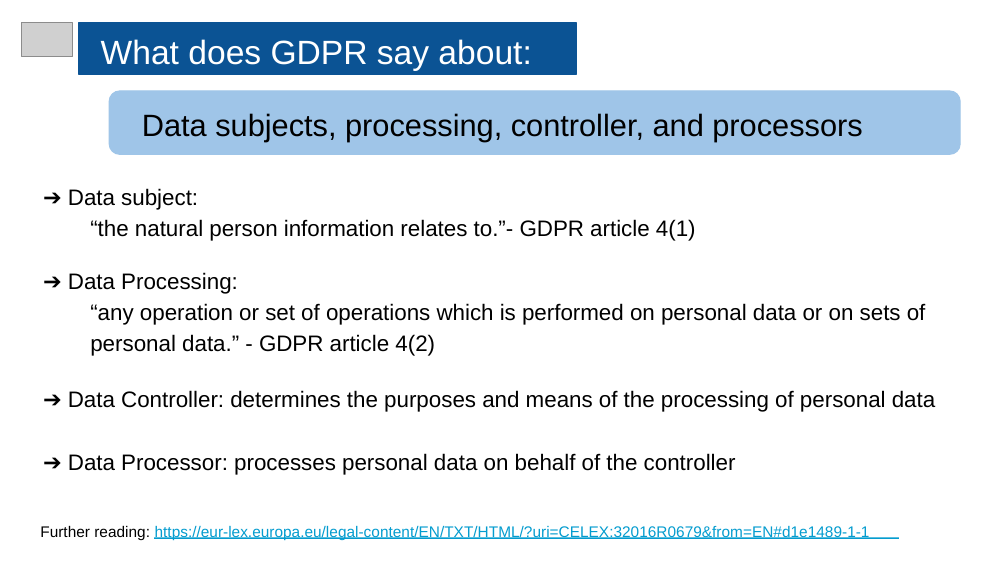
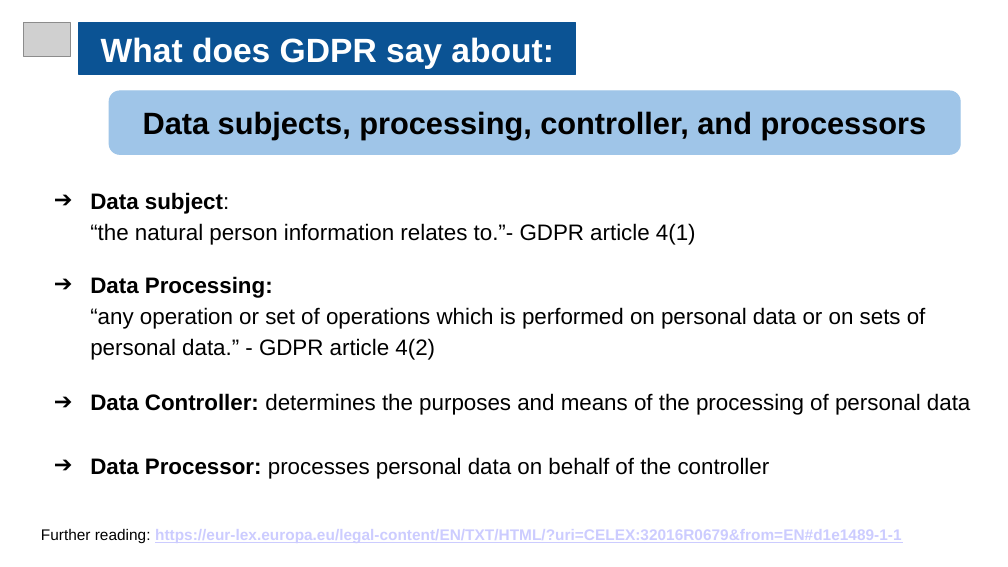
Before and after one commit to ELIXIR-Norway-Training/DMP-writing-workshop, a slide deck: slide 20 of 04_GDPR.odp (slide 19 before the commit). Drawn at 1008x567 pixels with LibreOffice and Linux fonts; fonts in the diff are those of the drawing; grey boxes stand for pictures. Boxes give left, top, right and bottom in pixels: in the first picture for what was removed or moved away, otherwise in the second. Text is boxed around its words. In the diff, an @@ line names an element or a change of style, - is before the commit and + after.

```diff
--- a/04_GDPR.odp
+++ b/04_GDPR.odp
@@ title "What does GDPR say about:": place and size @@
-title "What does GDPR say about:" at [101, 39, 531, 71]
+title "What does GDPR say about:" at [79, 23, 576, 75]
@@ title "What does GDPR say about:" at [79, 23, 576, 75]: bold on; alignment left to centre; line spacing 1 to 0.83; vertical alignment top to middle; fill none to #0B5394; outline none to #0B5394 0.74 pt @@
@@ freeform shape removed at [79, 23, 576, 75] @@
@@ freeform shape removed at [79, 23, 576, 75] @@
@@ rounded rectangle "Data subjects, processing, controller, and ...": place and size @@
-rounded rectangle "Data subjects, processing, controller, and ..." at [142, 113, 862, 141]
+rounded rectangle "Data subjects, processing, controller, and ..." at [109, 91, 960, 154]
@@ rounded rectangle "Data subjects, processing, controller, and ..." at [109, 91, 960, 154]: bold on; alignment left to centre; vertical alignment top to middle; fill none to #9FC5E8; outline none to #9FC5E8 0.74 pt @@
@@ freeform shape removed at [109, 91, 960, 154] @@
@@ freeform shape removed at [109, 91, 960, 154] @@
@@ text removed at [68, 188, 198, 210] @@
-➔ Data subject:
@@ text at [90, 192, 696, 245]: text changed @@
-“the natural person information relates to.”- GDPR article 4(1)
+➔ Data subject:
+  “the natural person information relates to.”- GDPR article 4(1)
@@ text removed at [68, 272, 238, 294] @@
-➔ Data Processing:
@@ text at [90, 276, 926, 360]: text changed @@
-“any operation or set of operations which is performed on personal data or on sets of
+➔ Data Processing:
+  “any operation or set of operations which is performed on personal data or on sets of personal data.” - GDPR article 4(2)
@@ text removed at [90, 334, 435, 356] @@
-personal data.” - GDPR article 4(2)
@@ text at [90, 393, 970, 415]: text changed @@
-➔ Data Controller: determines the purposes and means of the processing of personal data
+➔ Data Controller: determines the purposes and means of the processing of personal data
@@ text at [90, 457, 770, 479]: text changed @@
-➔ Data Processor: processes personal data on behalf of the controller
+➔ Data Processor: processes personal data on behalf of the controller
@@ text "Further reading: https://eur-lex.europa.eu/legal-content/EN/ ..." at [41, 529, 901, 543]: text colour #049CCF to #CCCCFF, bold on, underline on in "https://eur-lex.europa.eu/legal-content/EN/TXT/HTML/?uri=CEL ..."; line spacing 1 to 1.15 @@
@@ freeform shape removed at [154, 537, 899, 538] @@
```
Also in this commit, not shown: 49 other slides changed, 2 slides added, 1 slide removed, 19 other files.
